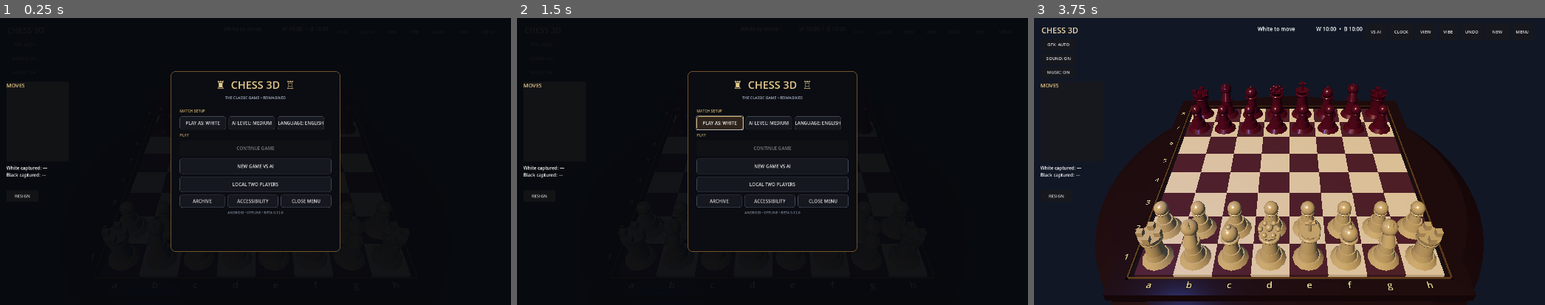
Above: before the commit, frames 1-3 (left to right).
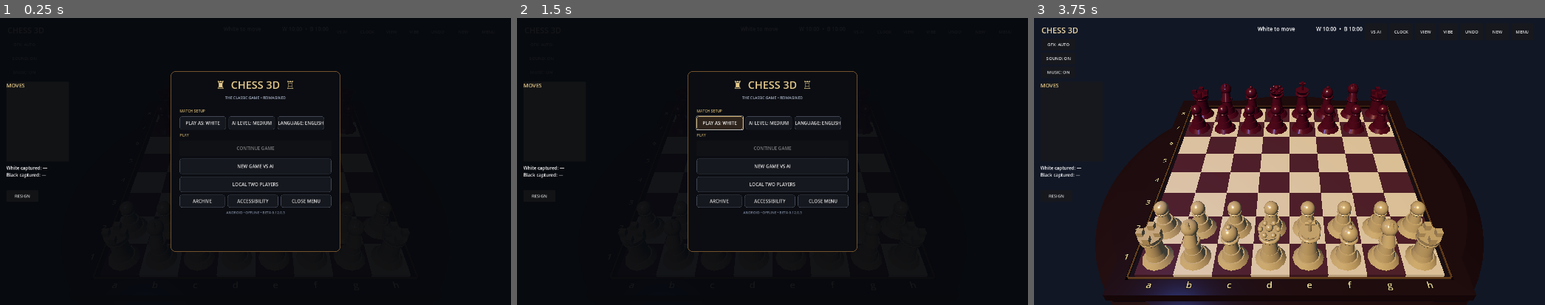
Above: after the commit, the same moments.

Repository: redxbox/chess-3d
Game: Godot game, scene res://src/main/main.tscn
Same seed, same stepped clock (60 frames per second), same inputs: the game is played once before the commit and once after it.
Inputs:
- Up to frame 1 (0.25 s): no input
- Up to frame 2 (1.5 s): click "PLAY AS: WHITE" at 0.5 s; click "PLAY AS: BLACK" at 1.25 s
- Up to frame 3 (3.75 s): click "PLAY AS: WHITE" at 2 s; click "PLAY AS: BLACK" at 2.75 s; click "NEW GAME VS AI" at 3.5 s

The runs differ from the first frame. In frame 1, less than 0.1% of the frame differs, in the area x 44-56%, y 67-69%; in frame 2, less than 0.1%; in frame 3, nothing differs.

Commit message:
Fix Android 16 vibration permission crash
Co-authored-by: arena-agent <297053741+arena-agent@users.noreply.github.com>

Diff:
--- a/src/main/main.gd
+++ b/src/main/main.gd
@@ -579,7 +579,7 @@
 	tools.add_child(_close_menu_button)
 
 	var version := Label.new()
-	version.text = "ANDROID • OFFLINE • BETA 0.12.0"
+	version.text = "ANDROID • OFFLINE • BETA 0.12.0.3"
 	version.horizontal_alignment = HORIZONTAL_ALIGNMENT_CENTER
 	version.add_theme_font_size_override("font_size", 13)
 	version.add_theme_color_override("font_color", Color(0.48, 0.52, 0.61, 1))
@@ -798,7 +798,7 @@
 
 func _create_information_windows() -> void:
 	_tutorial_window = _information_window("HOW TO PLAY", "[font_size=24][b]QUICK START[/b][/font_size]\n\n1. Tap one of y …(409 unchanged characters)…
-	_about_window = _information_window("ABOUT & LICENSES", "[font_size=24][b]Chess 3D  •  Version 0.12.0 Beta 2[/b][/font_size]\n\nAn offline-first 3D  …(505 unchanged characters)…
+	_about_window = _information_window("ABOUT & LICENSES", "[font_size=24][b]Chess 3D  •  Version 0.12.0 Beta 3[/b][/font_size]\n\nAn offline-first 3D  …(505 unchanged characters)…
 
 
 func _information_window(title: String, content: String) -> Window:
Not shown, changed: export_presets.cfg
Not shown, changed: .github/workflows/ci.yml
Not shown, changed: ROADMAP.md
